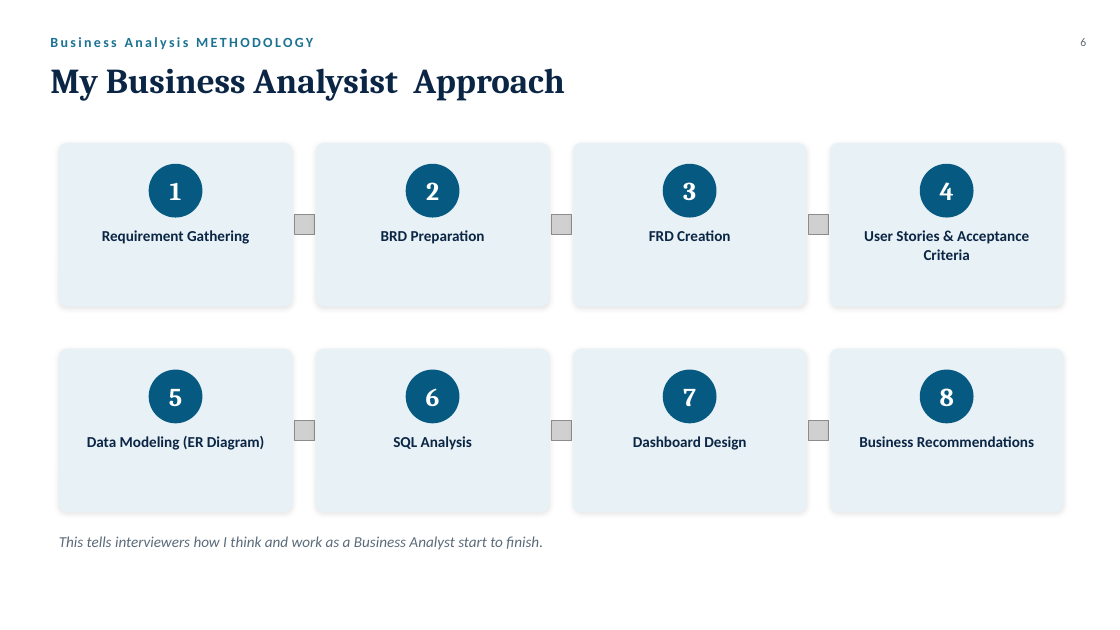
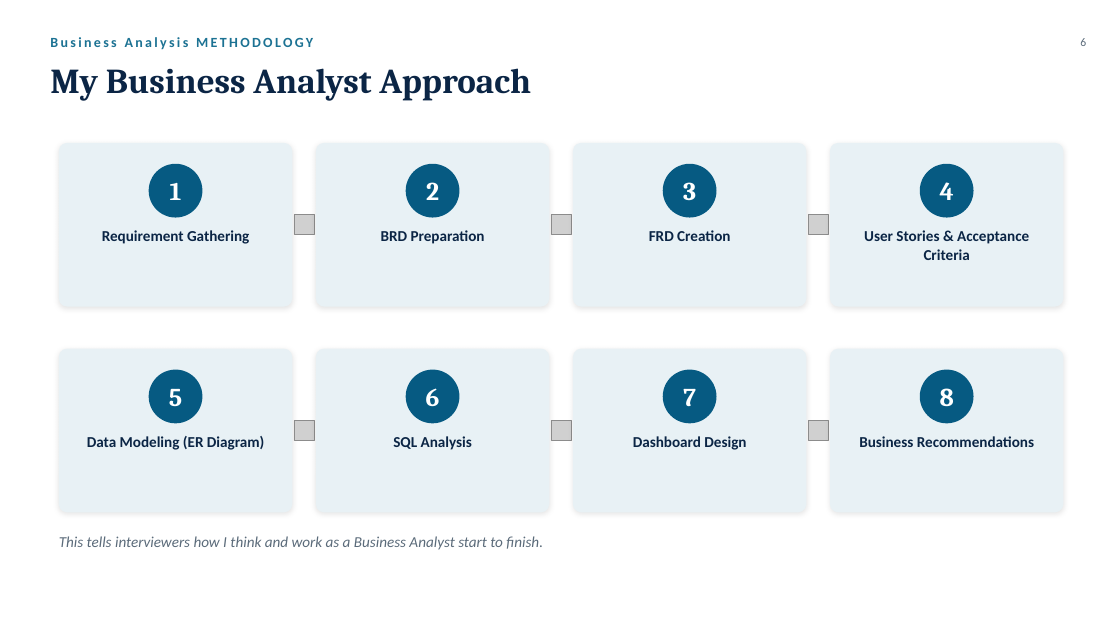
Before and after one commit to PratikKeniBA/Rahul_Pharma_BA_Project, a slide deck: slide 6 of Presentation/Rahul_Pharma_BA_Project_PPT 1.pptx. Drawn at 1120x630 pixels with LibreOffice and Linux fonts; fonts in the diff are those of the drawing; grey boxes stand for pictures. Boxes give left, top, right and bottom in pixels: in the first picture for what was removed or moved away, otherwise in the second. Text is boxed around its words. In the diff, an @@ line names an element or a change of style, - is before the commit and + after.

```diff
--- a/Presentation/Rahul_Pharma_BA_Project_PPT 1.pptx
+++ b/Presentation/Rahul_Pharma_BA_Project_PPT 1.pptx
@@ text at <box>50,68,531,101</box>: text changed @@
-My Business Analysist Approach
+My Business Analyst Approach
```
Also in this commit, not shown: 6 other slides changed, 2 slides added.
